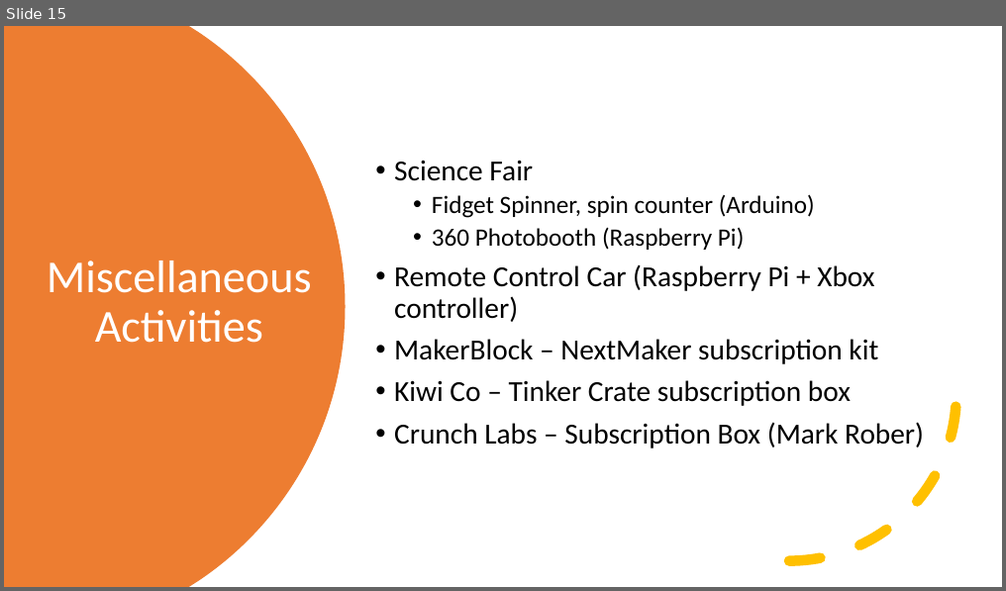
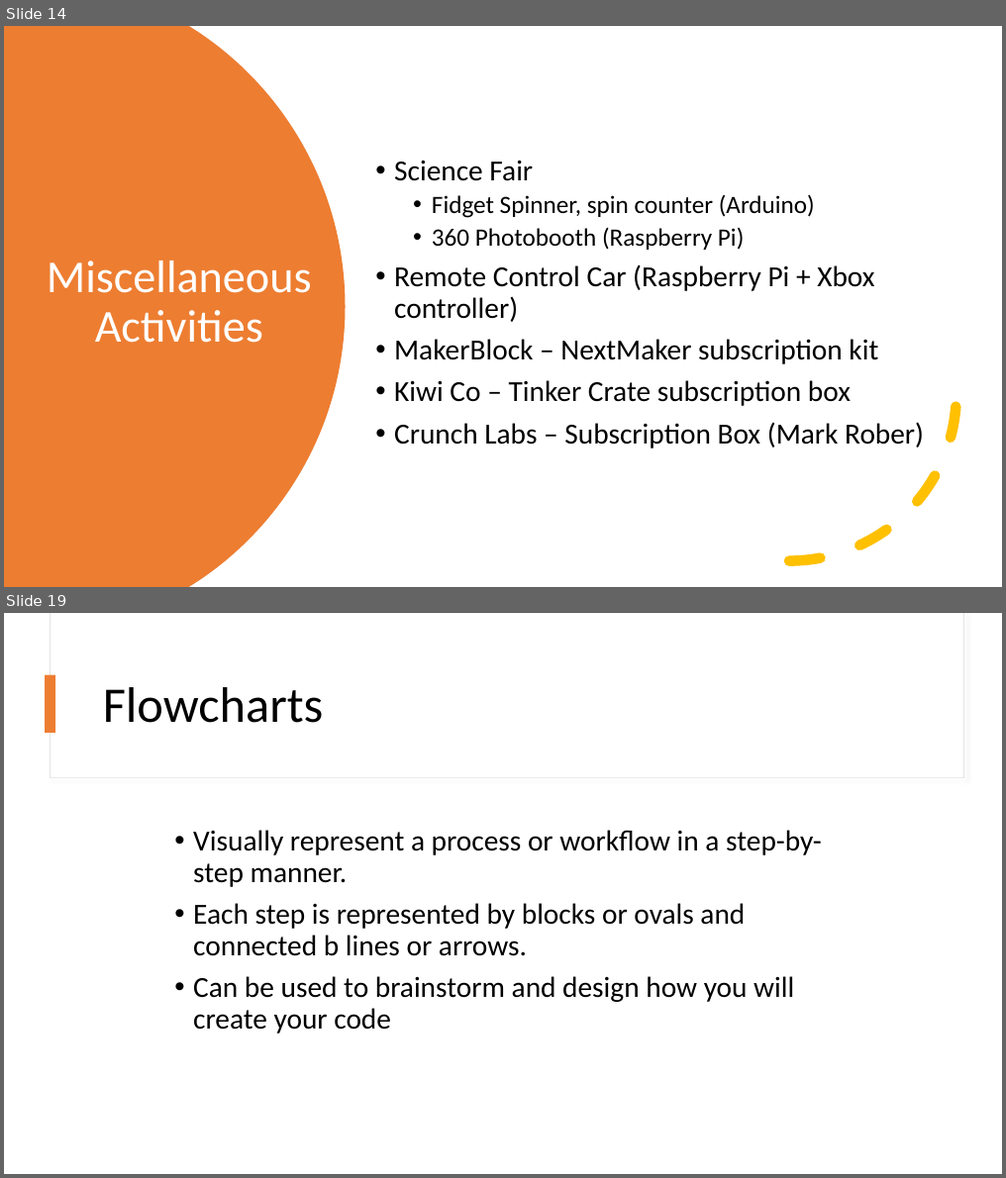
Before and after one commit to kevmoens/ThatConference2022, a slide deck: ThatConference2022.pptx. Shown one above the other, each under a label of ours: slide 15 before the commit, slides 14 and 19 after it; the slides between them are not shown. The pictures are 1006x591 and 1006x1178 pixels, drawn with LibreOffice and Linux fonts; fonts in the diff are those of the drawing. Boxes give left, top, right and bottom in pixels: in the first picture for what was removed or moved away, otherwise in the second. Text is boxed around its words. In the diff, an @@ line names an element or a change of style, - is before the commit and + after.

```diff
--- a/ThatConference2022.pptx
+++ b/ThatConference2022.pptx
@@ slide 19 added at [4, 613, 1002, 1174], background #FFFFFF @@
@@ rectangle added at [50, 613, 963, 778], fill #FFFFFF, outline #E1E1E1 0.75 pt @@
@@ rectangle added at [51, 613, 963, 777], fill #FFFFFF @@
@@ rectangle added at [46, 675, 55, 733], fill #ED7D31 @@
@@ title added at [103, 687, 324, 723], 48 pt, text #000000 @@
+Flowcharts
@@ text added at [193, 830, 822, 1034], 28 pt, text #000000 @@
+• Visually represent a process or workflow in a step-by-step manner.
+• Each step is represented by blocks or ovals and connected b lines or arrows.
+• Can be used to brainstorm and design how you will create your code
@@ what was slide 15 is now slide 14 @@
```
Also in this commit, not shown: 1 slide changed, 12 other slides added, 4 slides removed, 2 other files.
